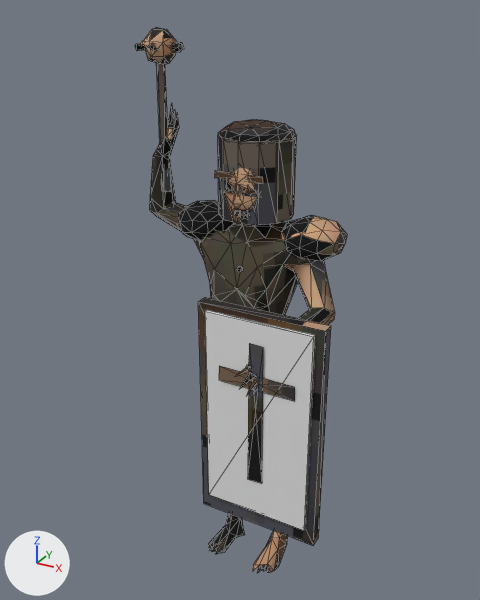
An edit to the glTF model client/assets/units/shield.glb, drawn before and after from the same camera.
One viewpoint serves both versions: a 50 mm lens placed at (0.586, -1.142, 1.233), pointed at (-0.019, -0.041, 0.683). Every picture has the same lights, and +X, +Y and +Z are marked at lower left. The picture after the commit comes second. Mesh edges are drawn as thin lines. Vertices at exactly the same position are counted once.

In view in the first picture: 'Accent', 'Body'.
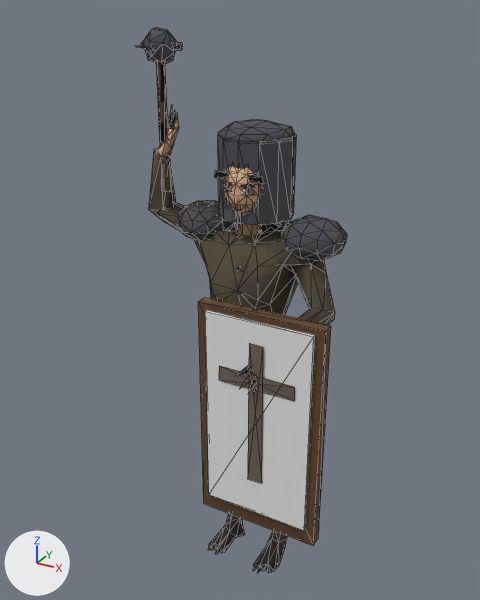
Boxes (x1, y1, x2, y2) around the edits, measured in the pictures (480 x 600 px; the box of a moved part takes in the faces that stretch with it):
part 1 of me_body, added (brown): after (223, 167, 260, 213)
part 2 of me_body, added: after (237, 224, 262, 236)
part 3 of me_body, moved or reshaped: (135, 27, 335, 571) in both
part 4 of me_body, surface changed: (142, 31, 347, 572) in both

The edits, one by one:
me_body is used by ob_body; location (0.0, 0.0, 0.0).
me_body had 750 vertices, 1400 faces and spanned x -0.246..0.233, y -0.248..0.097, z 0.0..1.2.
me_body now has 785 vertices, 1396 faces and spans x -0.246..0.233, y -0.248..0.097, z 0.0..1.2.
me_body part 1: a new loose piece of 142 vertices spanning x -0.048..0.048, y -0.1..0.022, z 0.855..0.995, in mat_shieldbody (picture img_shield).
me_body part 2: a new loose piece of 16 vertices spanning x -0.023..0.023, y -0.067..-0.007, z 0.828..0.867, in mat_shieldbody (picture img_shield).
me_body part 3: 32 vertices moved from x -0.202..0.174, y -0.247..0.058, z 0.024..1.151 to x -0.203..0.172, y -0.248..0.057, z 0.024..1.142; 228 vertices removed from x -0.241..0.16, y -0.204..0.056, z 0.028..1.197; 103 vertices added at x -0.241..0.156, y -0.203..0.065, z 0.029..1.194.
me_body part 4: 668 kept faces spanning x -0.246..0.233, y -0.248..0.097, z 0.0..1.2 get new texture (UV) coordinates.
Other edits to the shape of me_body do not show in these pictures.
